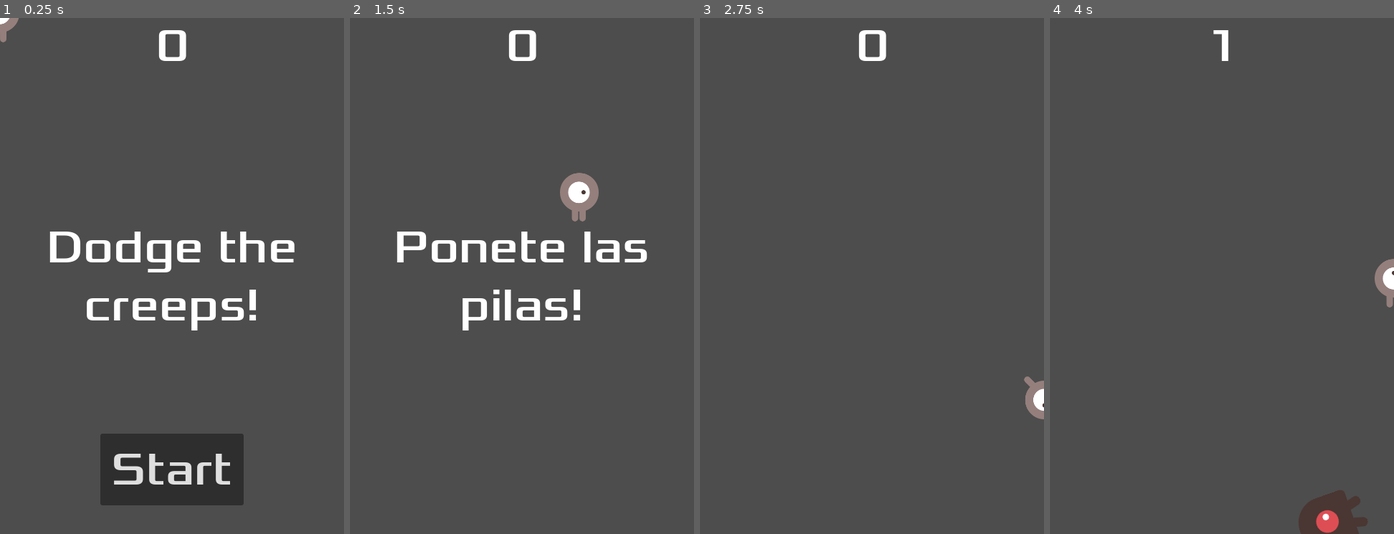
Above: before the commit, frames 1-4 (left to right).
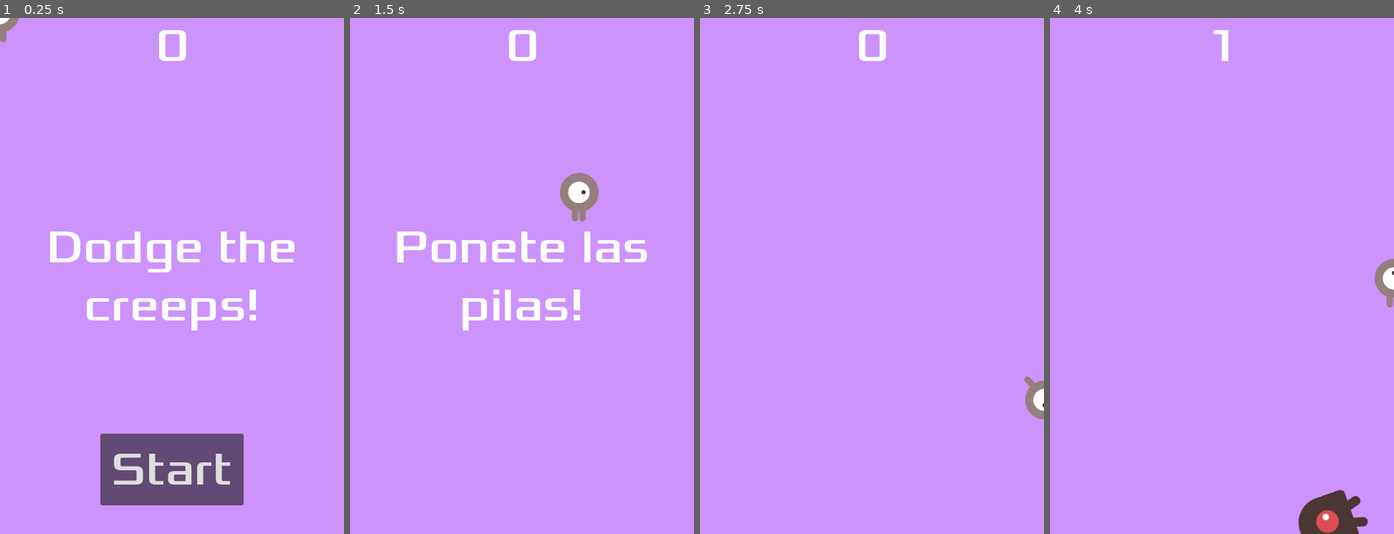
Above: after the commit, the same moments.

Repository: Luciana1007/TutorialGodot
Game: Godot game, scene res://Main.tscn
Same seed, same stepped clock (60 frames per second), same inputs: the game is played once before the commit and once after it.
Inputs:
- Up to frame 1 (0.25 s): no input
- Up to frame 2 (1.5 s): click "Start" at 0.5 s; tap Enter at 1.25 s; hold Right (move_right) from 1.28 s (still down)
- Up to frame 3 (2.75 s): release Right (move_right) at 2.03 s; hold Down (move_down) from 2.03 s (still down)
- Up to frame 4 (4 s): release Down (move_down) at 2.78 s; hold Right (move_right) 2.78-3.53 s; hold Up (move_up) from 3.53 s (still down)

The runs differ from the first frame. In frame 1, 96% of the frame differs, in the area x 0-100%, y 0-100%; in frame 2, 97%; in frame 3, 99%; in frame 4, 98%.

Commit message:
Finalizando el juego

Diff:
--- a/miprimerjuego/HUD.tscn
+++ b/miprimerjuego/HUD.tscn
@@ -1,7 +1,13 @@
-[gd_scene load_steps=3 format=3 uid="uid://dfl1swtsy6gtf"]
+[gd_scene load_steps=5 format=3 uid="uid://dfl1swtsy6gtf"]
 
 [ext_resource type="Script" uid="uid://dv3rhxkof5nd0" path="res://hud.gd" id="1_efote"]
 [ext_resource type="FontFile" uid="uid://b6i5dmfmio0ub" path="res://fonts/Xolonium-Regular.ttf" id="2_vow1y"]
+
+[sub_resource type="InputEventAction" id="InputEventAction_efote"]
+action = &"start_game"
+
+[sub_resource type="Shortcut" id="Shortcut_vow1y"]
+events = [SubResource("InputEventAction_efote")]
 
 [node name="HUD" type="CanvasLayer"]
 script = ExtResource("1_efote")
@@ -54,6 +60,7 @@
 size_flags_horizontal = 4
 theme_override_fonts/font = ExtResource("2_vow1y")
 theme_override_font_sizes/font_size = 64
+shortcut = SubResource("Shortcut_vow1y")
 text = "Start"
 
 [node name="MessageTimer" type="Timer" parent="."]
--- a/miprimerjuego/Main.tscn
+++ b/miprimerjuego/Main.tscn
@@ -1,9 +1,11 @@
-[gd_scene load_steps=6 format=3 uid="uid://brs60sdqxxa2"]
+[gd_scene load_steps=8 format=3 uid="uid://brs60sdqxxa2"]
 
 [ext_resource type="PackedScene" uid="uid://bdkqerei55xj8" path="res://player.tscn" id="1_glv2v"]
 [ext_resource type="Script" uid="uid://c2aqk2kp60jnw" path="res://main.gd" id="1_r0du0"]
 [ext_resource type="PackedScene" uid="uid://5u1ypnb0duhn" path="res://Mob.tscn" id="2_cm0pq"]
 [ext_resource type="PackedScene" uid="uid://dfl1swtsy6gtf" path="res://HUD.tscn" id="4_cm0pq"]
+[ext_resource type="AudioStream" uid="uid://cf7yt5ua22uc8" path="res://art/House In a Forest Loop.ogg" id="5_3dxm6"]
+[ext_resource type="AudioStream" uid="uid://d4jxvkjgjtnff" path="res://art/gameover.wav" id="6_lgr22"]
 
 [sub_resource type="Curve2D" id="Curve2D_glv2v"]
 _data = {
@@ -11,33 +13,48 @@
 }
 point_count = 5
 
-[node name="Main" type="Node2D"]
+[node name="ColorRect" type="ColorRect"]
+anchors_preset = 15
+anchor_right = 1.0
+anchor_bottom = 1.0
+grow_horizontal = 2
+grow_vertical = 2
+color = Color(0.799961, 0.577996, 0.986343, 1)
+
+[node name="Main" type="Node2D" parent="."]
 script = ExtResource("1_r0du0")
 mob_scene = ExtResource("2_cm0pq")
 
-[node name="Player" parent="." instance=ExtResource("1_glv2v")]
+[node name="Player" parent="Main" instance=ExtResource("1_glv2v")]
 
-[node name="MobTimer" type="Timer" parent="."]
+[node name="MobTimer" type="Timer" parent="Main"]
 wait_time = 0.5
 
-[node name="ScoreTimer" type="Timer" parent="."]
+[node name="ScoreTimer" type="Timer" parent="Main"]
 
-[node name="StartTimer" type="Timer" parent="."]
+[node name="StartTimer" type="Timer" parent="Main"]
 wait_time = 2.0
 one_shot = true
 
-[node name="StartPosition" type="Marker2D" parent="."]
+[node name="StartPosition" type="Marker2D" parent="Main"]
 position = Vector2(240, 250)
 
-[node name="MobPath" type="Path2D" parent="."]
+[node name="MobPath" type="Path2D" parent="Main"]
 curve = SubResource("Curve2D_glv2v")
 
-[node name="MobSpawnLocation" type="PathFollow2D" parent="MobPath"]
+[node name="MobSpawnLocation" type="PathFollow2D" parent="Main/MobPath"]
 
-[node name="HUD" parent="." instance=ExtResource("4_cm0pq")]
+[node name="HUD" parent="Main" instance=ExtResource("4_cm0pq")]
 
-[connection signal="hit" from="Player" to="." method="game_over"]
-[connection signal="timeout" from="MobTimer" to="." method="_on_mob_timer_timeout"]
-[connection signal="timeout" from="ScoreTimer" to="." method="_on_score_timer_timeout"]
-[connection signal="timeout" from="StartTimer" to="." method="_on_start_timer_timeout"]
-[connection signal="start_game" from="HUD" to="." method="new_game"]
+[node name="Music" type="AudioStreamPlayer" parent="Main"]
+stream = ExtResource("5_3dxm6")
+parameters/looping = true
+
+[node name="DeathSound" type="AudioStreamPlayer" parent="Main"]
+stream = ExtResource("6_lgr22")
+
+[connection signal="hit" from="Main/Player" to="Main" method="game_over"]
+[connection signal="timeout" from="Main/MobTimer" to="Main" method="_on_mob_timer_timeout"]
+[connection signal="timeout" from="Main/ScoreTimer" to="Main" method="_on_score_timer_timeout"]
+[connection signal="timeout" from="Main/StartTimer" to="Main" method="_on_start_timer_timeout"]
+[connection signal="start_game" from="Main/HUD" to="Main" method="new_game"]
--- a/miprimerjuego/main.gd
+++ b/miprimerjuego/main.gd
@@ -15,6 +15,8 @@
 	$ScoreTimer.stop()
 	$MobTimer.stop()
 	$HUD.show_game_over()
+	$Music.stop()
+	$DeathSound.play()
 
 func new_game():
 	score = 0
@@ -23,6 +25,7 @@
 	$HUD.update_score(score)
 	$HUD.show_message("Ponete las pilas!")
 	get_tree().call_group("mobs", "queue_free")
+	$Music.play()
 
 func _on_mob_timer_timeout() -> void:
 	var mob = mob_scene.instantiate()
--- a/miprimerjuego/project.godot
+++ b/miprimerjuego/project.godot
@@ -43,3 +43,8 @@
 "events": [Object(InputEventKey,"resource_local_to_scene":false,"resource_name":"","device":-1,"window_id":0,"alt_press …(195 unchanged characters)…
 ]
 }
+start_game={
+"deadzone": 0.2,
+"events": [Object(InputEventKey,"resource_local_to_scene":false,"resource_name":"","device":-1,"window_id":0,"alt_pressed":false,"shift_pressed":false,"ctrl_pressed":false,"meta_pressed":false,"pressed":false,"keycode":0,"physical_keycode":4194309,"key_label":0,"unicode":0,"location":0,"echo":false,"script":null)
+]
+}
